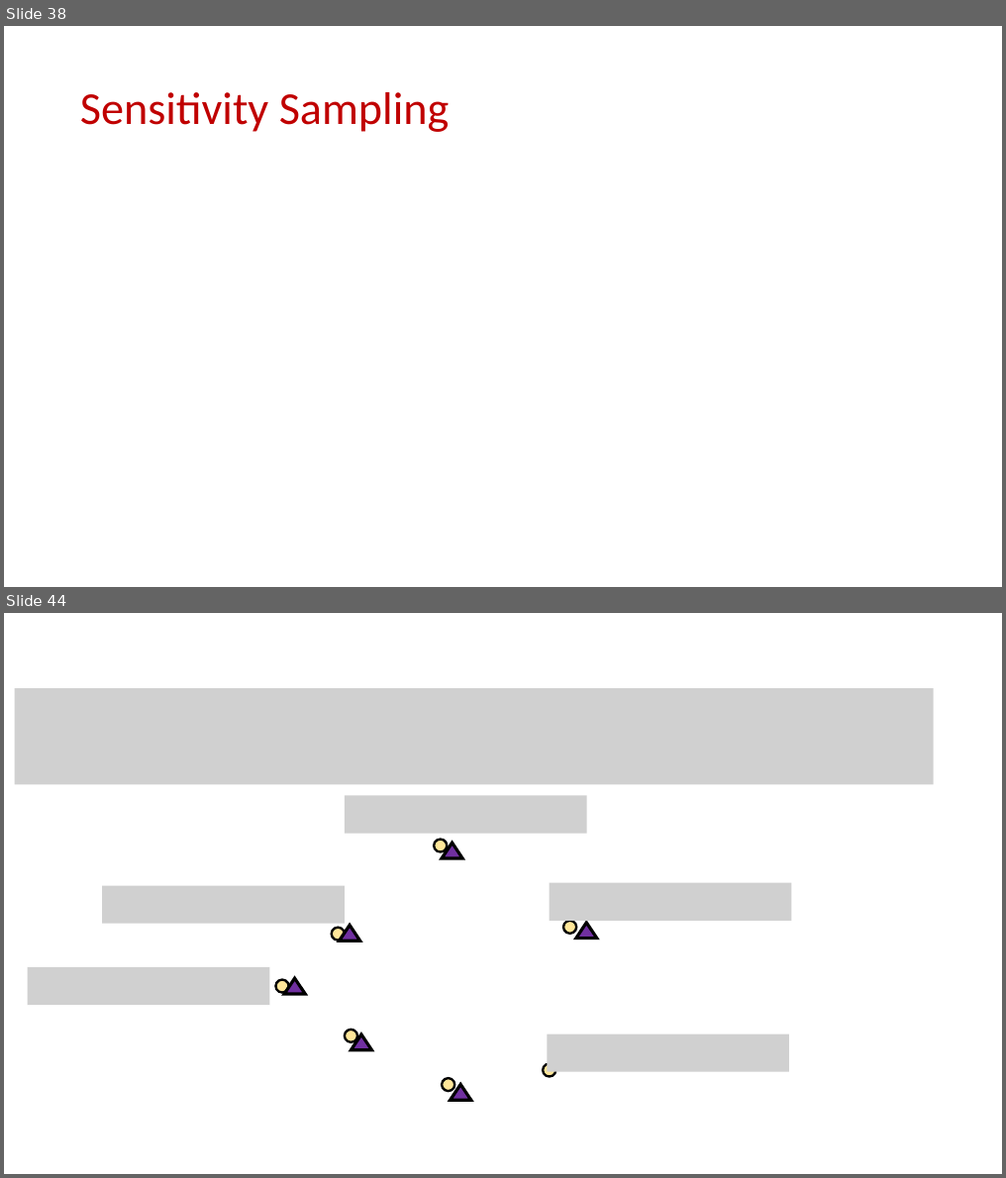
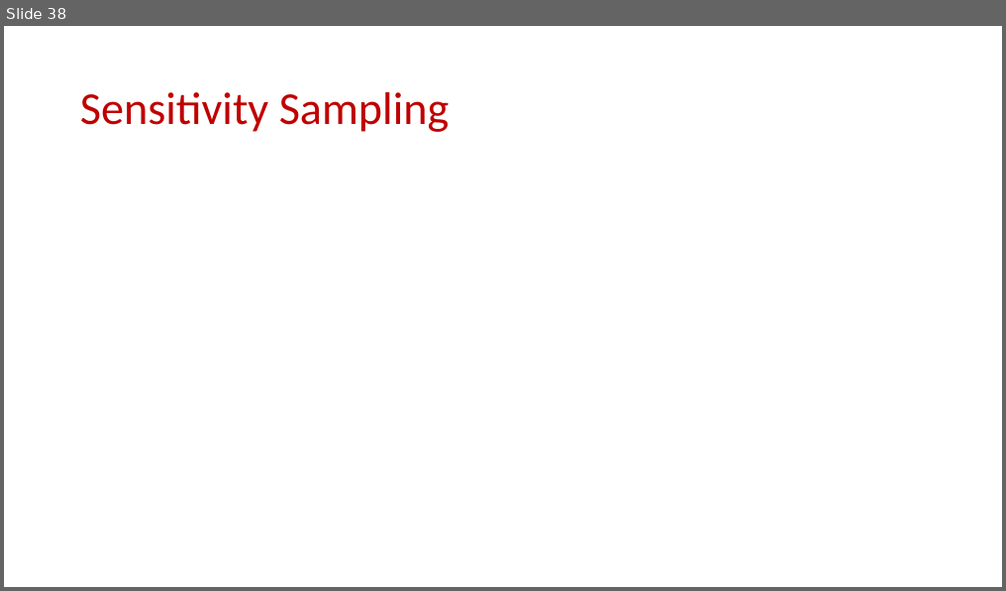
Before and after one commit to samsonzhou/samsonzhou.github.io, a slide deck: CSCE689-23/L24.pptx. Shown one above the other, each under a label of ours: slides 38 and 44 before the commit, slide 38 after it; the slides between them are not shown. The pictures are 1006x1178 and 1006x591 pixels, drawn with LibreOffice and Linux fonts; fonts in the diff are those of the drawing; grey boxes stand for pictures. Boxes give left, top, right and bottom in pixels: in the first picture for what was removed or moved away, otherwise in the second. Text is boxed around its words. In the diff, an @@ line names an element or a change of style, - is before the commit and + after.

```diff
--- a/CSCE689-23/L24.pptx
+++ b/CSCE689-23/L24.pptx
@@ slide 44 removed at (x1=4, y1=613, x2=1002, y2=1174), background #FFFFFF @@
@@ picture removed at (x1=15, y1=688, x2=933, y2=785) @@
@@ picture removed at (x1=345, y1=796, x2=587, y2=833) @@
@@ ellipse removed at (x1=434, y1=839, x2=447, y2=852) @@
@@ triangle removed at (x1=442, y1=843, x2=463, y2=859) @@
@@ picture removed at (x1=102, y1=886, x2=345, y2=924) @@
@@ picture removed at (x1=549, y1=883, x2=792, y2=921) @@
@@ ellipse removed at (x1=331, y1=928, x2=344, y2=940) @@
@@ triangle removed at (x1=340, y1=925, x2=360, y2=941) @@
@@ ellipse removed at (x1=563, y1=921, x2=576, y2=934) @@
@@ triangle removed at (x1=576, y1=923, x2=597, y2=939) @@
@@ picture removed at (x1=27, y1=967, x2=269, y2=1005) @@
@@ ellipse removed at (x1=275, y1=980, x2=288, y2=992) @@
@@ triangle removed at (x1=284, y1=978, x2=305, y2=994) @@
@@ ellipse removed at (x1=345, y1=1030, x2=357, y2=1043) @@
@@ triangle removed at (x1=351, y1=1035, x2=372, y2=1051) @@
@@ picture removed at (x1=547, y1=1035, x2=789, y2=1072) @@
@@ ellipse removed at (x1=442, y1=1078, x2=454, y2=1091) @@
@@ triangle removed at (x1=450, y1=1084, x2=471, y2=1100) @@
@@ ellipse removed at (x1=543, y1=1064, x2=555, y2=1077) @@
```
Also in this commit, not shown: 36 other slides removed, 3 other files.
